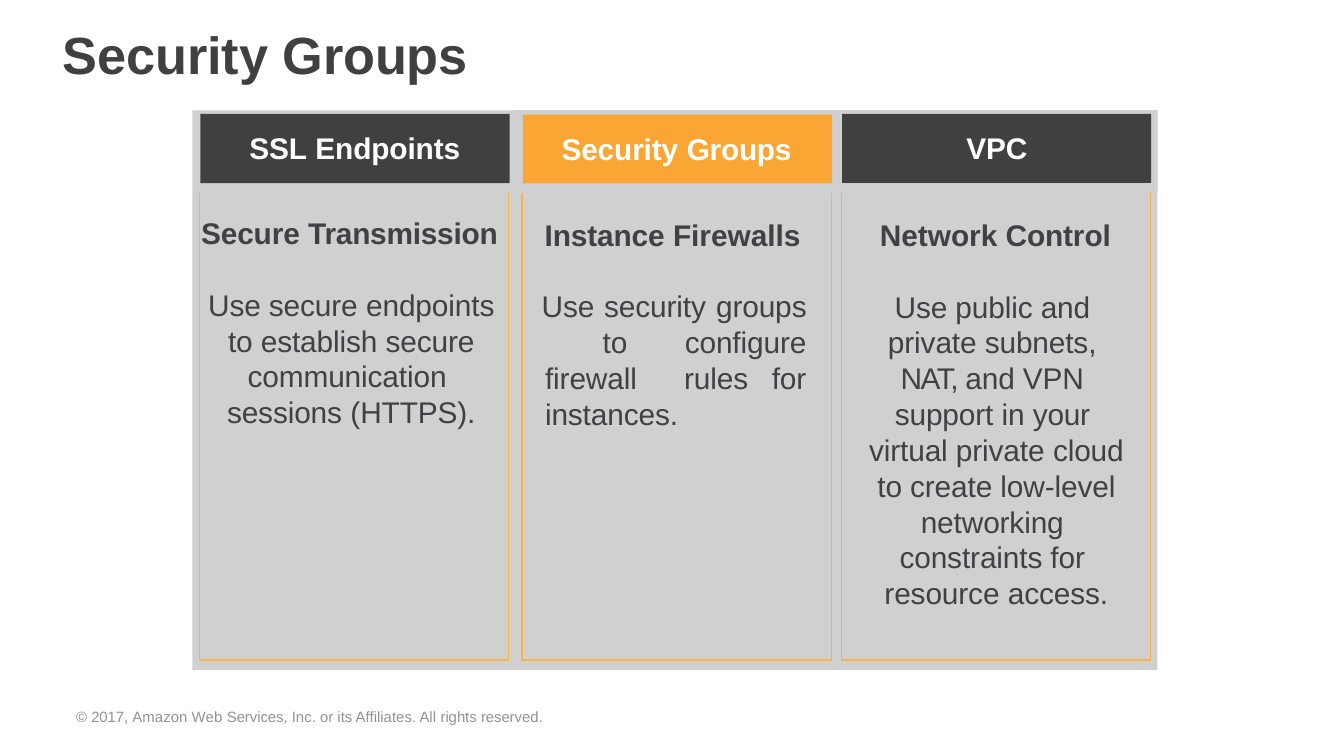
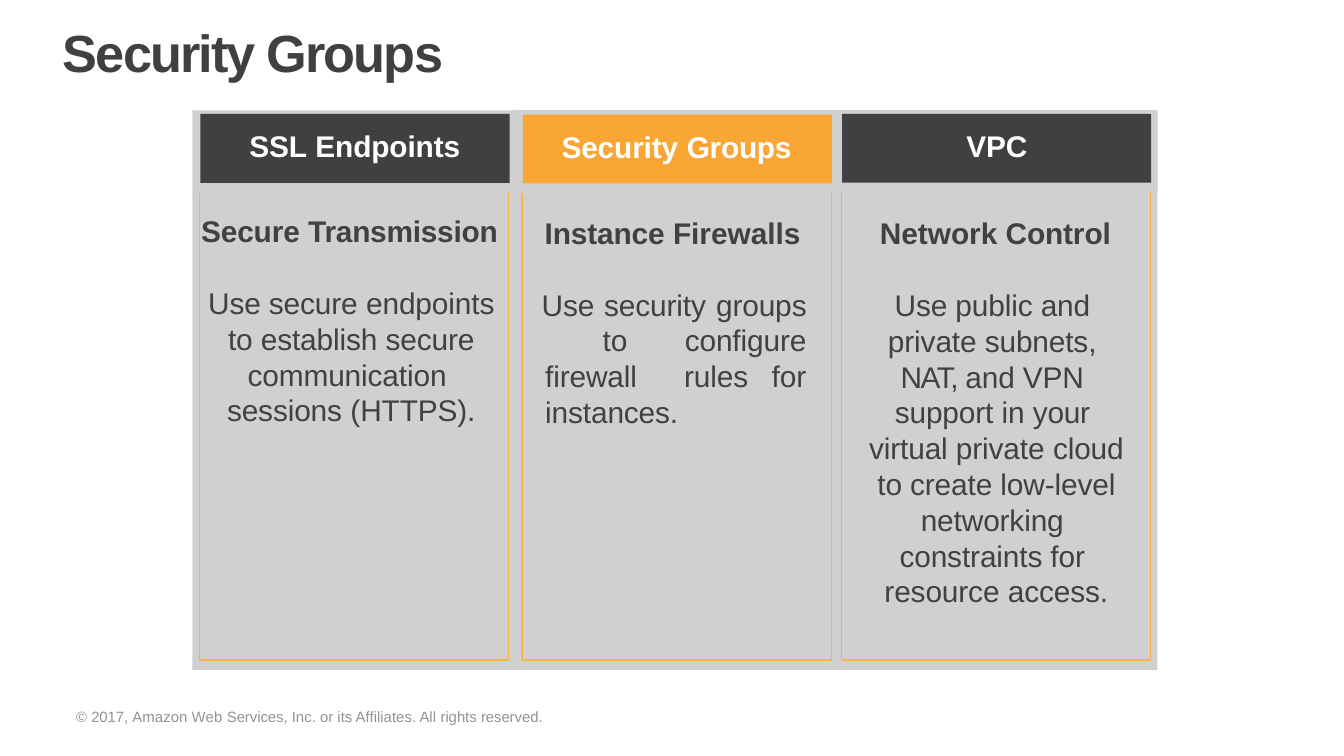
Before and after one commit to prkatta/dotraining, a slide deck: slide 66 of Session-18/AWS_Fundamentals.pptx (slide 67 before the commit). Drawn at 1344x756 pixels with LibreOffice and Linux fonts; fonts in the diff are those of the drawing; grey boxes stand for pictures; background and template pictures are left out. Boxes give left, top, right and bottom in pixels: in the first picture for what was removed or moved away, otherwise in the second. Text is boxed around its words. In the diff, an @@ line names an element or a change of style, - is before the commit and + after.

```diff
--- a/Session-18/AWS_Fundamentals.pptx
+++ b/Session-18/AWS_Fundamentals.pptx
@@ title "Security Groups" at (x1=63, y1=34, x2=443, y2=82): letter spacing -0.1 to -1 pt; indent changed @@
@@ freeform shape removed at (x1=199, y1=114, x2=508, y2=660) @@
@@ rectangle added at (x1=199, y1=114, x2=508, y2=660), outline #FAB346 0.72 pt @@
@@ freeform shape removed at (x1=200, y1=114, x2=509, y2=184) @@
@@ rectangle added at (x1=200, y1=114, x2=509, y2=184), fill #404040 @@
@@ freeform shape removed at (x1=521, y1=114, x2=831, y2=660) @@
@@ rectangle added at (x1=521, y1=114, x2=831, y2=660), outline #FAB346 0.72 pt @@
@@ freeform shape removed at (x1=523, y1=114, x2=832, y2=183) @@
@@ rectangle added at (x1=523, y1=114, x2=832, y2=183), fill #F9A634 @@
@@ freeform shape removed at (x1=841, y1=114, x2=1150, y2=660) @@
@@ rectangle added at (x1=841, y1=114, x2=1150, y2=660), outline #FAB346 0.72 pt @@
@@ freeform shape removed at (x1=843, y1=114, x2=1152, y2=183) @@
@@ rectangle added at (x1=843, y1=114, x2=1152, y2=183), fill #404040 @@
@@ indent changed in 4 elements at (x1=249, y1=135, x2=460, y2=163), (x1=562, y1=136, x2=792, y2=163), (x1=966, y1=136, x2=1027, y2=158), (x1=542, y1=294, x2=807, y2=424) @@
@@ text "Use public and private subnets, ..." rewrapped from (x1=869, y1=296, x2=1124, y2=605) to (x1=869, y1=294, x2=1124, y2=568) @@
```
Also in this commit, not shown: 120 other slides changed, 9 slides removed.
